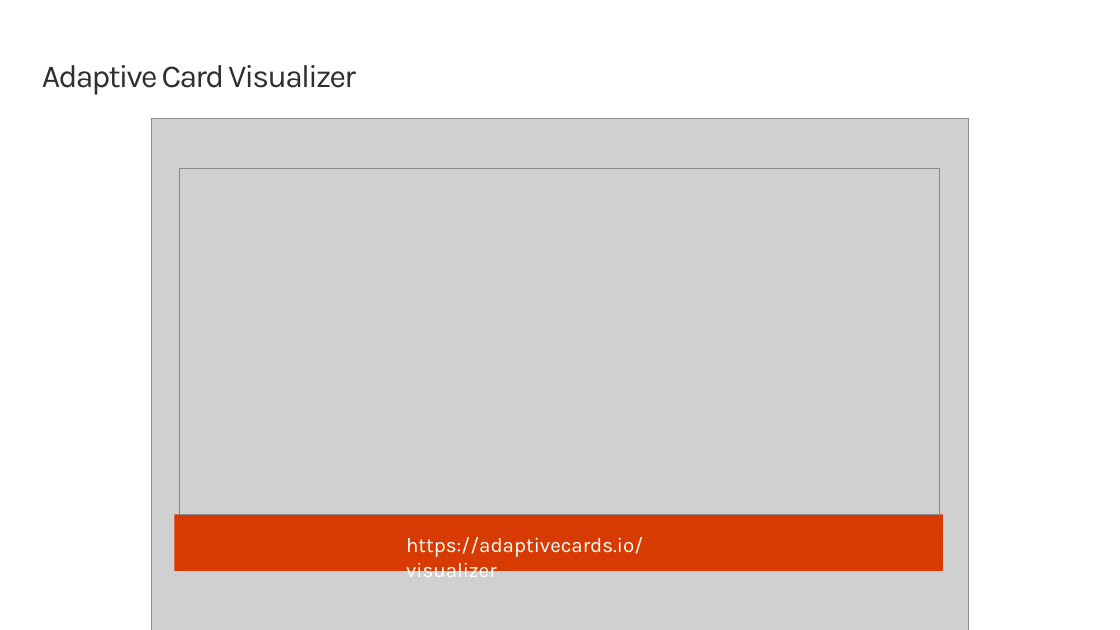
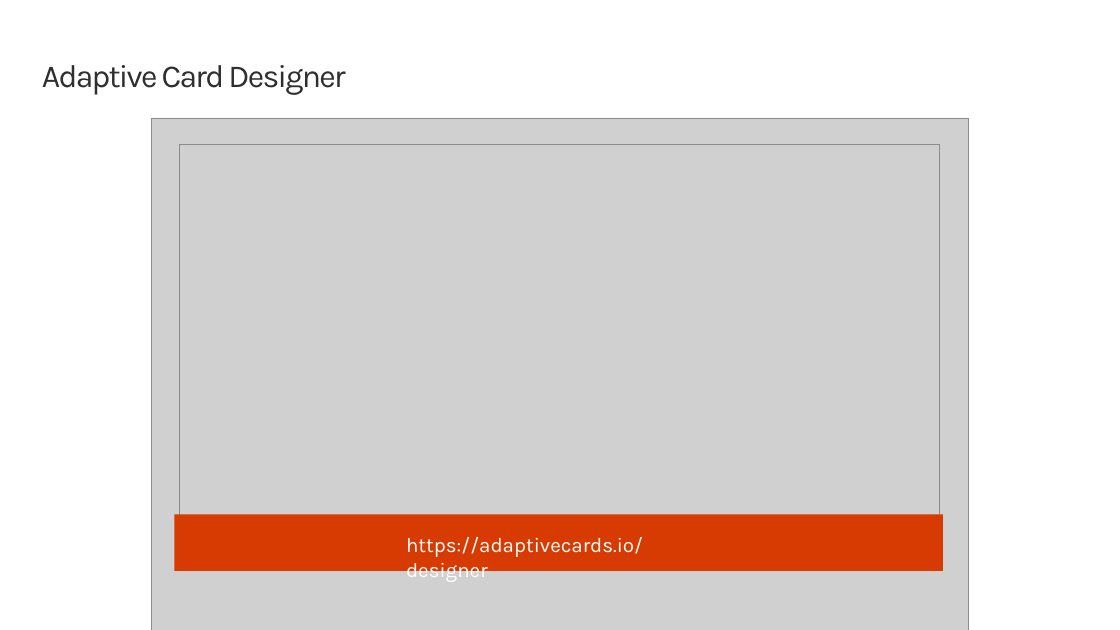
Before and after one commit to fabbbiob/TrainingContent, a slide deck: slide 6 of ConnectorActionableMsgs/03 Adaptive Cards/01 Adaptive Cards and Actionable Messages.pptx. Drawn at 1120x630 pixels with LibreOffice and Linux fonts; fonts in the diff are those of the drawing; grey boxes stand for pictures; background and template pictures are left out. Boxes give left, top, right and bottom in pixels: in the first picture for what was removed or moved away, otherwise in the second. Text is boxed around its words. In the diff, an @@ line names an element or a change of style, - is before the commit and + after.

Commit message:
updated slide to show Adaptive designer

```diff
--- a/ConnectorActionableMsgs/03 Adaptive Cards/01 Adaptive Cards and Actionable Messages.pptx
+++ b/ConnectorActionableMsgs/03 Adaptive Cards/01 Adaptive Cards and Actionable Messages.pptx
@@ title at <box>42,65,345,95</box>: text changed @@
-Adaptive Card Visualizer
+Adaptive Card Designer
@@ picture: place and size @@
-picture at <box>180,169,940,515</box>
+picture at <box>180,144,940,544</box>
@@ text at <box>406,537,643,582</box>: text changed @@
-https://adaptivecards.io/visualizer
+https://adaptivecards.io/designer
```
